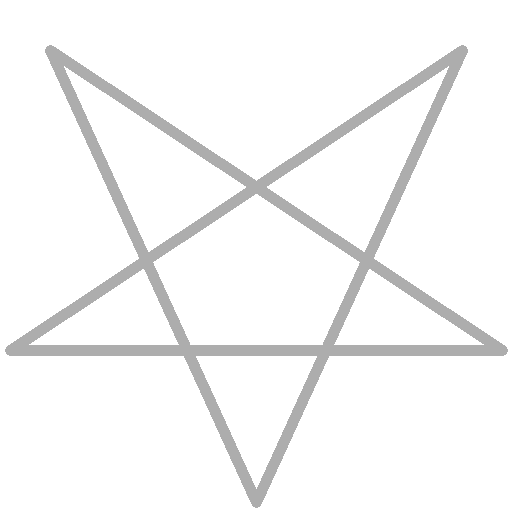
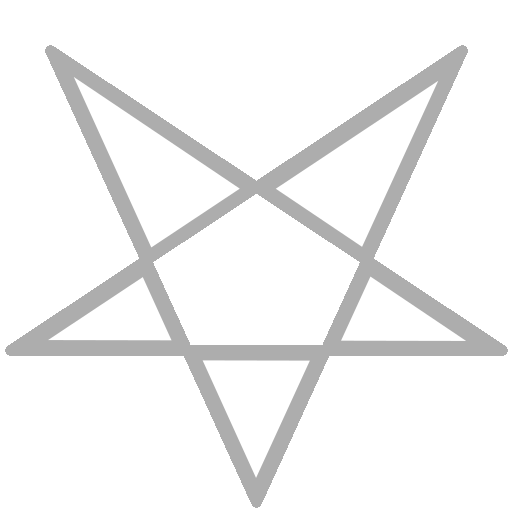
Layer changes from the first w=512, h=512 image to the second:
painted on "Layer #2" over [29, 66, 484, 489]
